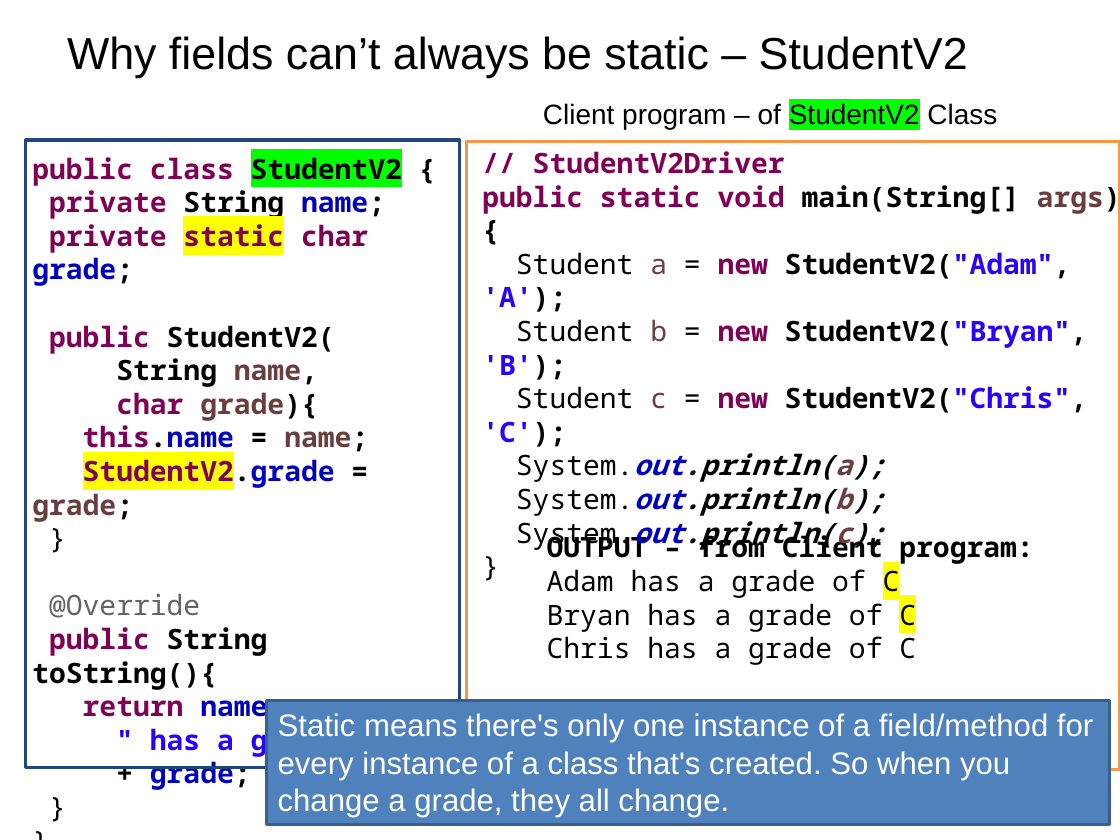
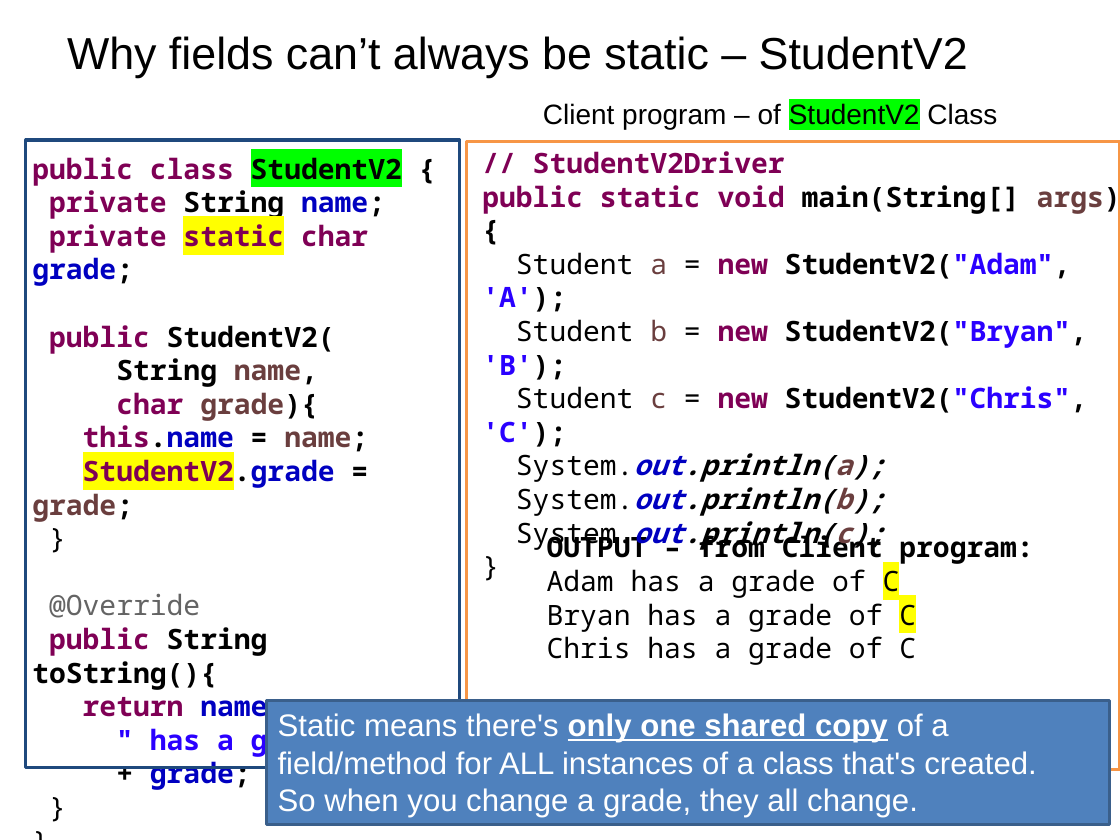
Before and after one commit to RHIT-CSSE/csse220, a slide deck: slide 3 of ClassMaterials/SimpleObjects/Slides/Part3-Statics.pptx. Drawn at 1120x840 pixels with LibreOffice and Linux fonts; fonts in the diff are those of the drawing. Boxes give left, top, right and bottom in pixels: in the first picture for what was removed or moved away, otherwise in the second. Text is boxed around its words. In the diff, an @@ line names an element or a change of style, - is before the commit and + after.

```diff
--- a/ClassMaterials/SimpleObjects/Slides/Part3-Statics.pptx
+++ b/ClassMaterials/SimpleObjects/Slides/Part3-Statics.pptx
@@ text in rectangle at [278, 713, 1036, 817]: text changed @@
-Static means there's only one instance of a field/method for every instance of a class that's created. So when you change a grade, they all change.
+Static means there's only one shared copy of a field/method for ALL instances of a class that's created.
+So when you change a grade, they all change.
```
Also in this commit, not shown: 1 other slide changed, 1 slide added, 1 other file.
